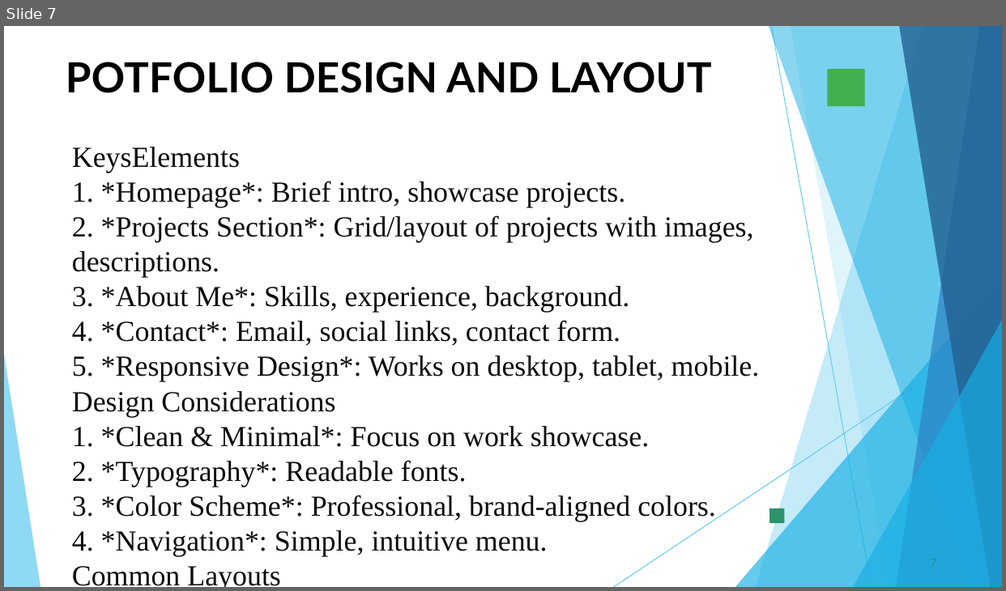
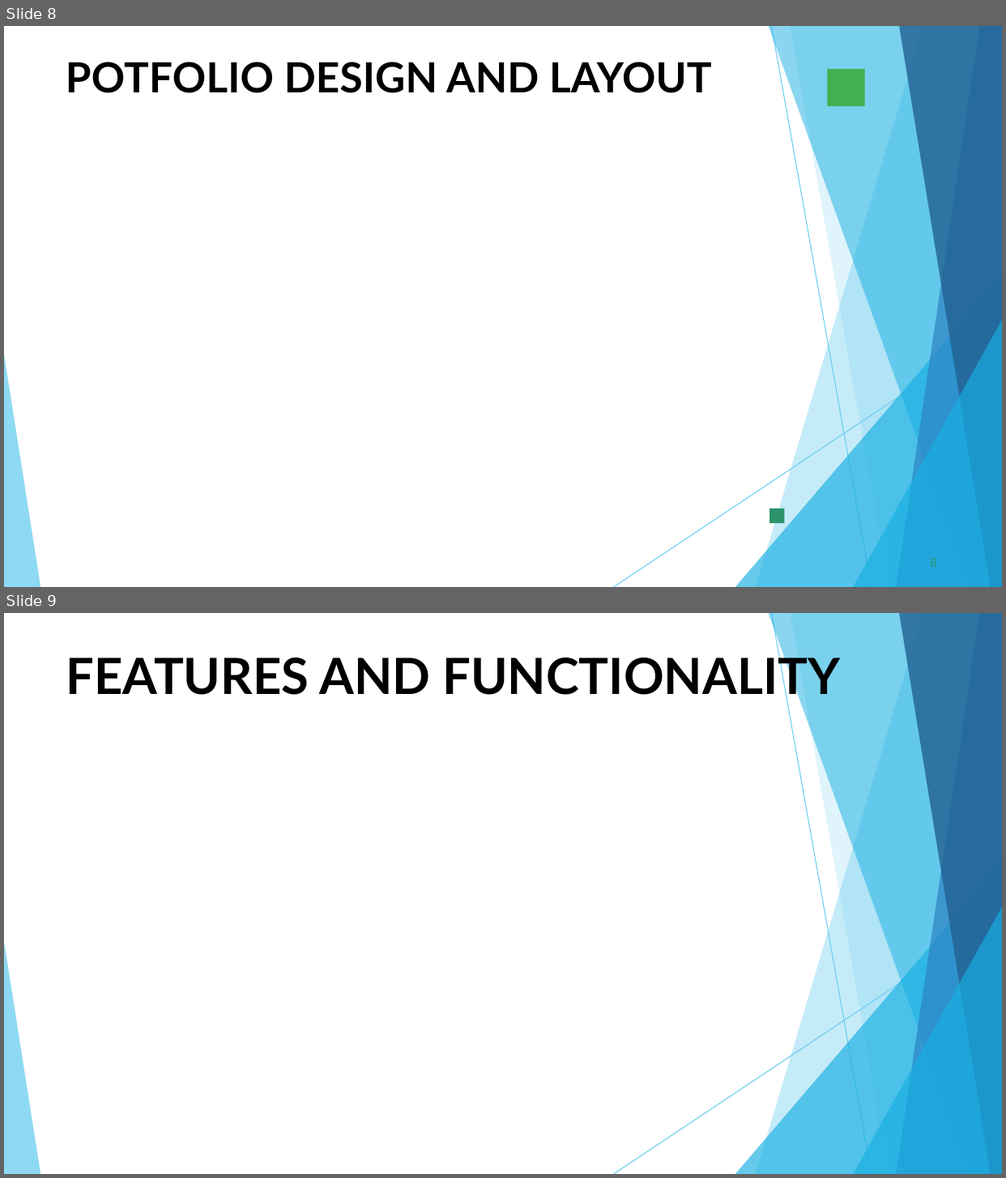
Before and after one commit to supriyasuresh2406-png/Supriya-s, a slide deck: PPT FWD TNSDC 2025 (2).pptx. Shown one above the other, each under a label of ours: slide 7 before the commit, slides 8 and 9 after it. The pictures are 1006x591 and 1006x1178 pixels, drawn with LibreOffice and Linux fonts; fonts in the diff are those of the drawing; background and template pictures are left out. Boxes give left, top, right and bottom in pixels: in the first picture for what was removed or moved away, otherwise in the second. Text is boxed around its words. In the diff, an @@ line names an element or a change of style, - is before the commit and + after.

```diff
--- a/PPT FWD TNSDC 2025 (2).pptx
+++ b/PPT FWD TNSDC 2025 (2).pptx
@@ slide 9 added at (4, 613, 1002, 1174), background #FFFFFF; not listed: 10 template elements that a slide beside it also shows @@
@@ title added at (66, 651, 840, 704), 48 pt, text #000000, bold @@
+FEATURES AND FUNCTIONALITY
@@ what was slide 7 is now slide 8 @@
@@ slide 8 changed as well @@
@@ text removed at (72, 147, 760, 587) @@
-KeysElements
-1. *Homepage*: Brief intro, showcase projects.
-2. *Projects Section*: Grid/layout of projects with images, descriptions.
-3. *About Me*: Skills, experience, background.
-4. *Contact*: Email, social links, contact form.
-5. *Responsive Design*: Works on desktop, tablet, mobile.
-Design Considerations
-1. *Clean & Minimal*: Focus on work showcase.
-2. *Typography*: Readable fonts.
-3. *Color Scheme*: Professional, brand-aligned colors.
-4. *Navigation*: Simple, intuitive menu.
-Common Layouts
@@ page number removed at (930, 559, 936, 567) @@
-7
@@ page number added at (930, 559, 936, 567), 11 pt, text #2D936B @@
+8
```
Also in this commit, not shown: 7 other slides changed, 2 other slides added, 2 slides removed.
